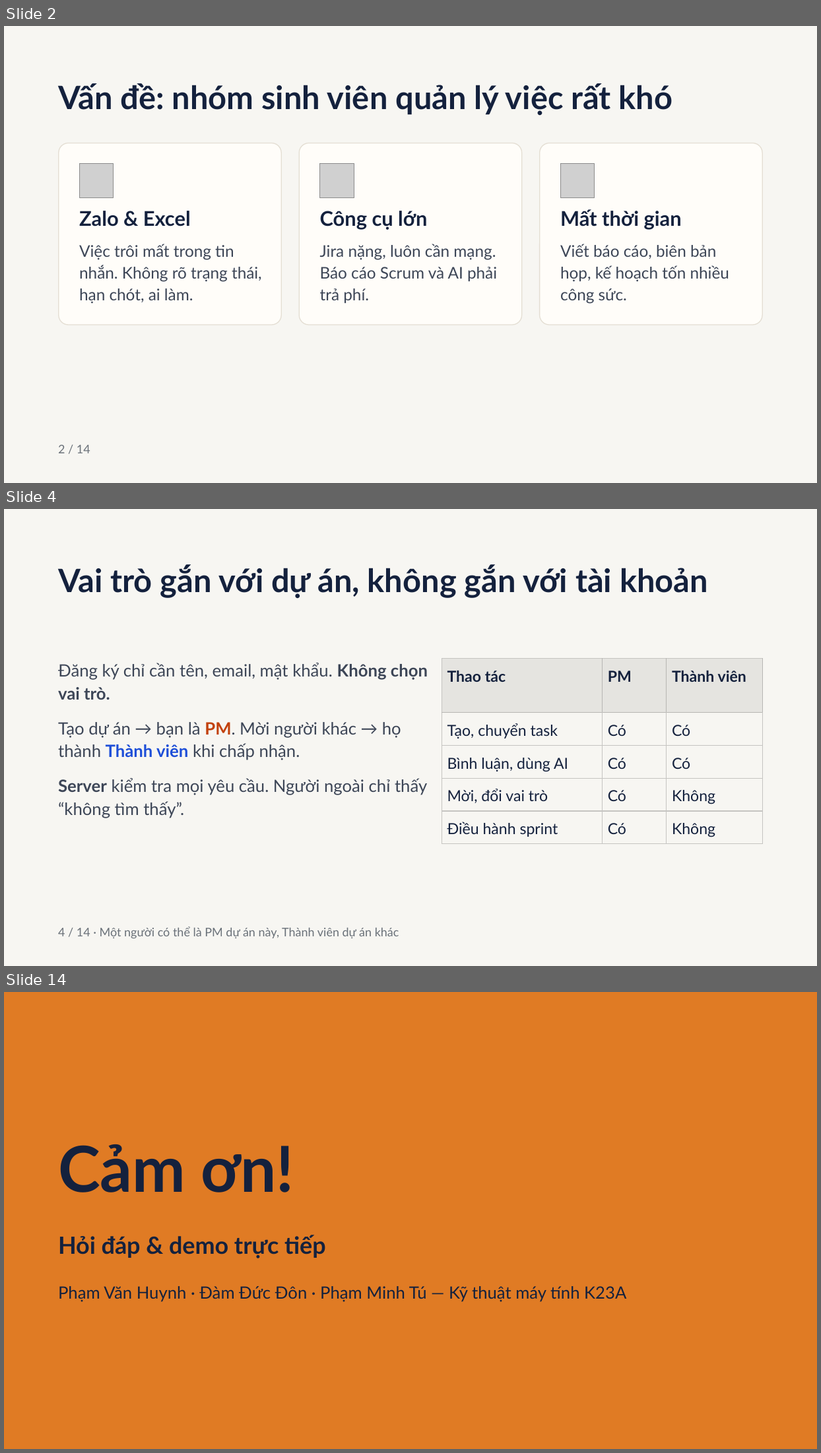
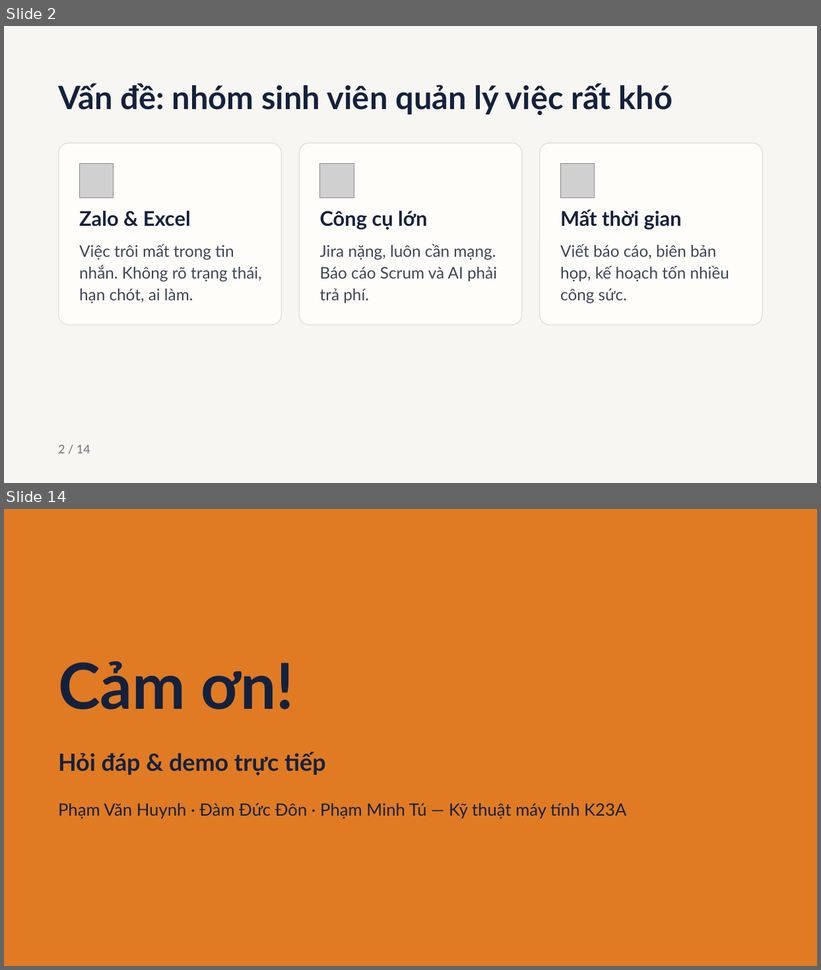
Before and after one commit to tupm2006/koshi, a slide deck: report/Slides-VI.pptx. Shown one above the other, each under a label of ours: slides 2, 4 and 14 before the commit, slides 2 and 14 after it; the slides between them are not shown. The pictures are 821x1453 and 821x970 pixels, drawn with LibreOffice and Linux fonts; fonts in the diff are those of the drawing; grey boxes stand for pictures. Boxes give left, top, right and bottom in pixels: in the first picture for what was removed or moved away, otherwise in the second. Text is boxed around its words. In the diff, an @@ line names an element or a change of style, - is before the commit and + after.

```diff
--- a/report/Slides-VI.pptx
+++ b/report/Slides-VI.pptx
@@ slide 4 removed at (x1=4, y1=509, x2=817, y2=966), background #F7F6F2 @@
@@ title removed at (x1=58, y1=564, x2=708, y2=598) @@
-Vai trò gắn với dự án, không gắn với tài khoản
@@ text removed at (x1=58, y1=663, x2=428, y2=700) @@
-Đăng ký chỉ cần tên, email, mật khẩu. Không chọn vai trò.
@@ table removed at (x1=442, y1=658, x2=763, y2=844), 5 rows, 3 columns @@
-Thao tác | PM | Thành viên
-Tạo, chuyển task | Có | Có
-Bình luận, dùng AI | Có | Có
-Mời, đổi vai trò | Có | Không
-Điều hành sprint | Có | Không
@@ text removed at (x1=58, y1=722, x2=401, y2=760) @@
-Tạo dự án → bạn là PM. Mời người khác → họ thành Thành viên khi chấp nhận.
@@ text removed at (x1=58, y1=778, x2=427, y2=819) @@
-Server kiểm tra mọi yêu cầu. Người ngoài chỉ thấy “không tìm thấy”.
@@ text removed at (x1=58, y1=927, x2=399, y2=939) @@
-4 / 14 · Một người có thể là PM dự án này, Thành viên dự án khác
```
Also in this commit, not shown: 4 slides changed, 7 slides added, 6 other slides removed, 1 other file.
